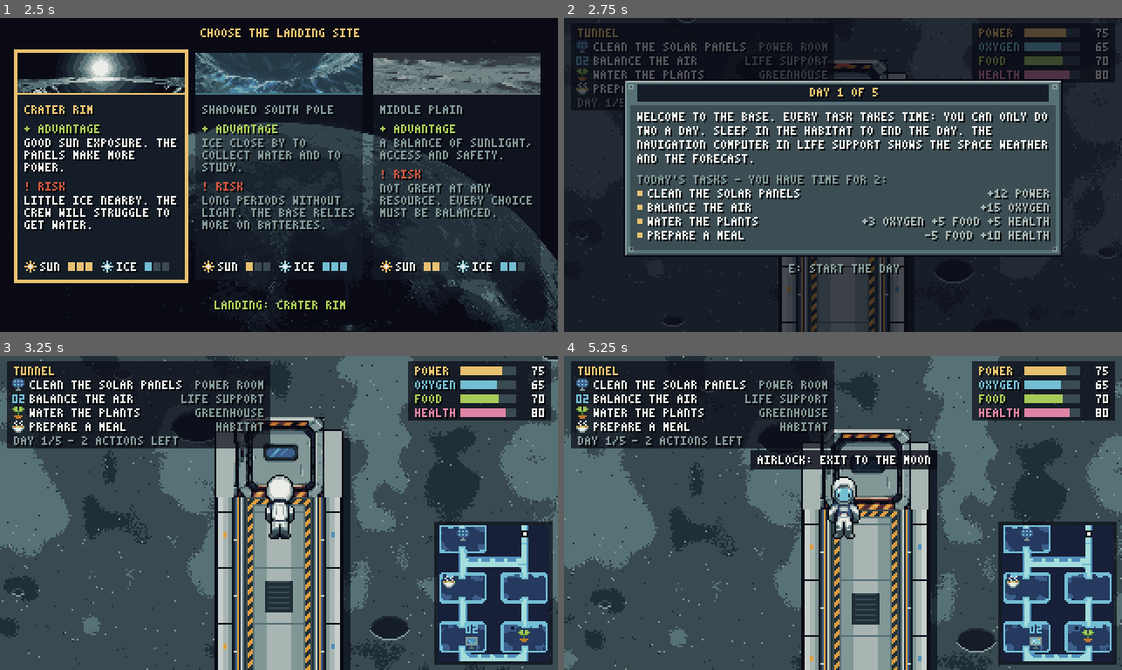
Above: before the commit, frames 1-4 (two rows, left to right).
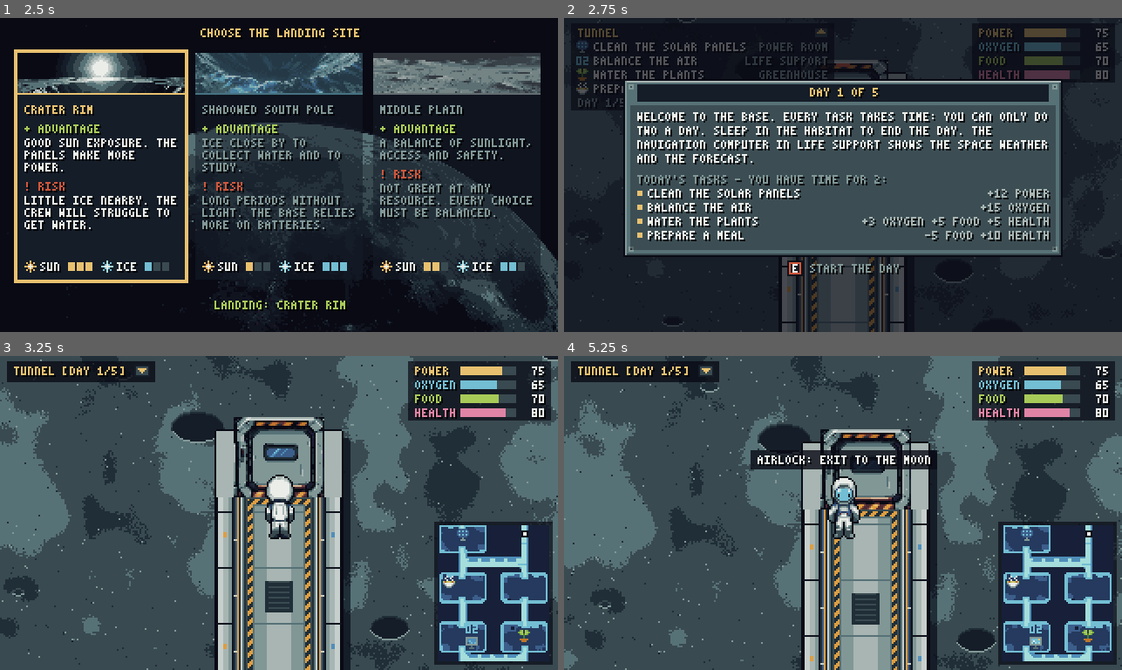
Above: after the commit, the same moments.

Repository: HattoriLoL/Artemis-Adventure
Game: Godot game, scene res://cenas/tela_inicial.tscn
The game is run twice, just before and just after one commit, with the same random seed, the same clock (stepped at 60 frames per second) and the same inputs.
Inputs (mouse positions are in pixels of both pictures, inside the frame that each line leads up to):
- Up to frame 1 (2.5 s): tap Enter (ui_accept) at 0.5, 0.77, 1.52, 2 s; move the mouse to (401, 159) at 0.52 s; hold D (direita) 0.53-1.28 s; tap Tab at 0.6, 1.55 s; click (401, 159) at 0.67 s; tap T at 0.8, 1.35, 2.3 s; move the mouse to (167, 190) at 1.27 s; hold S (baixo) 1.28-2.03 s; click (167, 190) at 1.42 s; move the mouse to (334, 105) at 2.02 s; hold D (direita) from 2.03 s (still down); tap Shift (andar) at 2.1 s; click (334, 105) at 2.17 s
- Up to frame 2 (2.75 s): keep holding D (direita)
- Up to frame 3 (3.25 s): move the mouse to (251, 575) at 2.77 s; release D (direita) at 2.78 s; hold W (cima) from 2.78 s (still down); tap E (usar) at 2.85 s; click (251, 575) at 2.92 s; tap Enter (ui_accept) at 3.02 s; tap Tab at 3.05 s
- Up to frame 4 (5.25 s): move the mouse to (1010, 560) at 3.52 s; release W (cima) at 3.53 s; hold A (esquerda) 3.53-5.03 s; tap Tab at 3.6, 4.55 s; click (1010, 560) at 3.67 s; tap Enter (ui_accept) at 3.77, 4.52 s; tap T at 3.8, 4.35 s; move the mouse to (675, 465) at 4.27 s; click (675, 465) at 4.42 s; move the mouse to (870, 513) at 5.02 s; hold S (baixo) from 5.03 s (still down); tap X at 5.1 s; click (870, 513) at 5.17 s

Frame 1 is identical in both runs. In frame 2, 0.1% of the frame differs, in the area x 40-47%, y 3-83%; in frame 3, 11%; in frame 4, 11%, in the area x 1-49%, y 1-30%.

Commit message:
feat(hud): setinha de minimizar/maximizar tarefas e teclas em destaque nos boletins

Diff:
--- a/jogo/scripts/ciclo_dias.gd
+++ b/jogo/scripts/ciclo_dias.gd
@@ -384,7 +384,7 @@
 		y += 4
 		var nomes := PackedStringArray(baixos.map(func(n): return Recursos.ROTULOS[n]))
 		Fonte.desenhar(tela, "RUNNING LOW: " + ", ".join(nomes), Vector2(x, y), VERMELHO)
-	Fonte.centralizado(tela, "E: START THE DAY", 160, r.end.y + 4, METAL)
+	Fonte.centralizado_com_teclas(tela, "[E] START THE DAY", 160, r.end.y + 4, METAL, VERMELHO)
 
 
 ## Previsão do clima espacial no boletim: na véspera da erupção, o aviso; no dia, o que fazer quando o alarme tocar.
@@ -433,8 +433,8 @@
 		var onde := "SHELTERED" if tp["abrigo"] else "CAUGHT OUTSIDE"
 		Fonte.desenhar(tela, "SOLAR STORM, %s: %+d HEALTH" % [onde, -roundi(tp.get("dano", 0.0))], Vector2(x, y),
 			LARANJA if tp["abrigo"] else VERMELHO)
-	var dica := "E: MISSION RESULT" if _ultima_noite() else "E: NEXT DAY"
-	Fonte.centralizado(tela, dica, 160, r.end.y + 4, METAL)
+	var dica := "[E] MISSION RESULT" if _ultima_noite() else "[E] NEXT DAY"
+	Fonte.centralizado_com_teclas(tela, dica, 160, r.end.y + 4, METAL, VERMELHO)
 
 
 ## Fim da missão: o relatório de 4 páginas (relatorio.gd) dentro da mesma moldura de metal dos outros painéis.
--- a/jogo/scripts/mapa.gd
+++ b/jogo/scripts/mapa.gd
@@ -43,7 +43,7 @@
 var portas := []
 var obstaculos: Array[Rect2] = []  # colisão dos objetos soltos das salas (o robô do demo desvia deles)
 const EmergenciaMeteorosScript = preload("res://scripts/emergencia_meteoros.gd")
-var emergencia: EmergenciaMeteoros = null
+var emergencia: Node2D = null
 var camera: Camera2D = null
 var t_shake: float = 0.0
 var forca_shake: float = 0.0
@@ -62,6 +62,8 @@
 var ic_pc_alerta: Texture2D
 var jogador: CharacterBody2D
 var hud: Control
+var hud_tarefas_minimizado := false
+var rect_hud_tarefas := Rect2()
 var camada_ui: CanvasLayer
 var ciclo: CicloDias               # ciclo_dias.gd: dias, ações, boletim, noite e fim da missão
 var tempestade: Tempestade         # tempestade.gd: o alarme da erupção solar e a corrida até o Abrigo
@@ -312,7 +314,9 @@
 	add_child(camada_ui)
 	hud = Control.new()
 	hud.size = Vector2(320, 180)
+	hud.mouse_filter = Control.MOUSE_FILTER_PASS
 	hud.draw.connect(_desenha_hud)
+	hud.gui_input.connect(_ao_gui_input_hud)
 	camada_ui.add_child(hud)
 	aviso_desistir = Control.new()
 	aviso_desistir.size = Vector2(320, 180)
@@ -818,35 +822,45 @@
 	var acoes := "%d ACTIONS LEFT" % ciclo.acoes_restantes() if ciclo.acoes_restantes() != 1 else "1 ACTION LEFT"
 	if ciclo.acoes_restantes() == 0:
 		acoes = "SLEEP TO END THE DAY"
-	var largura := 104.0
-	largura = max(largura, Fonte.largura(titulo) + 14)
-	largura = max(largura, Fonte.largura(rodape + " - " + acoes) + 10)
-	for tf in lista:
-		var extra: float = 0.0 if tf["sala"] == sala_atual else Fonte.largura(_titulo_sala(tf["sala"])) + 8
-		largura = max(largura, Fonte.largura(str(tf["texto"])) + 17 + extra)
-	var linhas := lista.size() + 2
-	hud.draw_rect(Rect2(4, 3, largura, 2 + 8 * linhas), Color(0.035, 0.04, 0.08, 0.7))
-	var y := 6
-	Fonte.desenhar(hud, titulo, Vector2(8, y), AMARELO)
-	for tf in lista:
+	if hud_tarefas_minimizado:
+		var txt_min := "%s [%s]" % [titulo, rodape]
+		var largura_min: float = max(80.0, float(Fonte.largura(txt_min) + 22))
+		rect_hud_tarefas = Rect2(4, 3, largura_min, 12)
+		hud.draw_rect(rect_hud_tarefas, Color(0.035, 0.04, 0.08, 0.8))
+		Fonte.desenhar(hud, txt_min, Vector2(8, 6), AMARELO)
+		_desenha_setinha_hud(Vector2(4 + largura_min - 12, 5), false)
+	else:
+		var largura := 104.0
+		largura = max(largura, float(Fonte.largura(titulo) + 24))
+		largura = max(largura, float(Fonte.largura(rodape + " - " + acoes) + 10))
+		for tf in lista:
+			var extra: float = 0.0 if tf["sala"] == sala_atual else float(Fonte.largura(_titulo_sala(tf["sala"])) + 8)
+			largura = max(largura, float(Fonte.largura(str(tf["texto"])) + 17) + extra)
+		var linhas := lista.size() + 2
+		rect_hud_tarefas = Rect2(4, 3, largura, 2 + 8 * linhas)
+		hud.draw_rect(rect_hud_tarefas, Color(0.035, 0.04, 0.08, 0.7))
+		var y := 6
+		Fonte.desenhar(hud, titulo, Vector2(8, y), AMARELO)
+		_desenha_setinha_hud(Vector2(4 + largura - 12, 5), true)
+		for tf in lista:
+			y += 8
+			var feito := feitas.has(tf["id"])
+			var pode := ciclo.disponivel(tf["id"]) and not feito
+			var ic: Texture2D = tf.get("icone")
+			if ic:                                     # o mesmo ícone do minimapa; feita = apagado com um visto verde
+				hud.draw_texture(ic, Vector2(7, y - 1), Color.WHITE if pode else Color(1, 1, 1, 0.35))
+				if feito:
+					_visto(Vector2(9, y + 1))
+			else:
+				hud.draw_rect(Rect2(8, y + 1, 3, 3), VERDE if feito else (AMARELO if pode else ESCURO))
+			Fonte.desenhar(hud, str(tf["texto"]), Vector2(17, y), BRANCO if pode else CINZA)
+			if tf["sala"] != sala_atual:
+				var s := _titulo_sala(tf["sala"])
+				Fonte.desenhar(hud, s, Vector2(4 + largura - 4 - Fonte.largura(s), y), ESCURO if not pode else CINZA)
 		y += 8
-		var feito := feitas.has(tf["id"])
-		var pode := ciclo.disponivel(tf["id"]) and not feito
-		var ic: Texture2D = tf.get("icone")
-		if ic:                                     # o mesmo ícone do minimapa; feita = apagado com um visto verde
-			hud.draw_texture(ic, Vector2(7, y - 1), Color.WHITE if pode else Color(1, 1, 1, 0.35))
-			if feito:
-				_visto(Vector2(9, y + 1))
-		else:
-			hud.draw_rect(Rect2(8, y + 1, 3, 3), VERDE if feito else (AMARELO if pode else ESCURO))
-		Fonte.desenhar(hud, str(tf["texto"]), Vector2(17, y), BRANCO if pode else CINZA)
-		if tf["sala"] != sala_atual:
-			var s := _titulo_sala(tf["sala"])
-			Fonte.desenhar(hud, s, Vector2(4 + largura - 4 - Fonte.largura(s), y), ESCURO if not pode else CINZA)
-	y += 8
-	Fonte.desenhar(hud, rodape, Vector2(8, y), AZUL if Recursos.noite else CINZA)
-	var cor_acoes := AMARELO if ciclo.acoes_restantes() == 0 and fmod(t, 1.0) < 0.6 else CINZA
-	Fonte.desenhar(hud, "- " + acoes, Vector2(8 + Fonte.largura(rodape) + 4, y), cor_acoes)
+		Fonte.desenhar(hud, rodape, Vector2(8, y), AZUL if Recursos.noite else CINZA)
+		var cor_acoes := AMARELO if ciclo.acoes_restantes() == 0 and fmod(t, 1.0) < 0.6 else CINZA
+		Fonte.desenhar(hud, "- " + acoes, Vector2(8 + Fonte.largura(rodape) + 4, y), cor_acoes)
 	_desenha_recursos()
 	_desenha_minimapa()
 	if emergencia != null:
@@ -1013,3 +1027,48 @@
 			var xs := x0 - 4 - Fonte.largura(s)
 			hud.draw_rect(Rect2(xs - 3, y - 2, Fonte.largura(s) + 5, 9), Color(0.035, 0.04, 0.08, 0.85))
 			Fonte.desenhar(hud, s, Vector2(xs, y), Color("#a8ca58") if d > 0 else VERMELHO)
+
+
+## Desenha o botão com a setinha de minimizar (▲) ou maximizar (▼) no painel de tarefas do HUD.
+func _desenha_setinha_hud(pos: Vector2, para_cima: bool) -> void:
+	var r := Rect2(pos, Vector2(9, 7))
+	hud.draw_rect(r, Color("#151d28"))
+	hud.draw_rect(r.grow(-1), Color("#394a50"))
+	var cor_seta := AMARELO
+	var cx := pos.x + 4
+	var cy := pos.y + 3
+	if para_cima:
+		# Triângulo para CIMA [▲]
+		hud.draw_rect(Rect2(cx, cy - 2, 1, 1), cor_seta)
+		hud.draw_rect(Rect2(cx - 1, cy - 1, 3, 1), cor_seta)
+		hud.draw_rect(Rect2(cx - 2, cy, 5, 1), cor_seta)
+	else:
+		# Triângulo para BAIXO [▼]
+		hud.draw_rect(Rect2(cx - 2, cy - 1, 5, 1), cor_seta)
+		hud.draw_rect(Rect2(cx - 1, cy, 3, 1), cor_seta)
+		hud.draw_rect(Rect2(cx, cy + 1, 1, 1), cor_seta)
+
+
+func _ao_gui_input_hud(ev: InputEvent) -> void:
+	if em_minigame or fim or dormindo:
+		return
+	if ev is InputEventMouseButton and ev.pressed and ev.button_index == MOUSE_BUTTON_LEFT:
+		var m := hud.get_local_mouse_position()
+		if rect_hud_tarefas.grow(2).has_point(m):
+			hud_tarefas_minimizado = not hud_tarefas_minimizado
+			hud.queue_redraw()
+
+
+func _unhandled_input(ev: InputEvent) -> void:
+	if em_minigame or fim or dormindo:
+		return
+	if ev is InputEventKey and ev.pressed and not ev.echo and (ev.physical_keycode == KEY_TAB or ev.physical_keycode == KEY_T):
+		hud_tarefas_minimizado = not hud_tarefas_minimizado
+		hud.queue_redraw()
+		get_viewport().set_input_as_handled()
+	elif ev is InputEventMouseButton and ev.pressed and ev.button_index == MOUSE_BUTTON_LEFT:
+		var m := hud.get_local_mouse_position()
+		if rect_hud_tarefas.grow(2).has_point(m):
+			hud_tarefas_minimizado = not hud_tarefas_minimizado
+			hud.queue_redraw()
+			get_viewport().set_input_as_handled()
--- a/jogo/scripts/minigame_refeicao.gd
+++ b/jogo/scripts/minigame_refeicao.gd
@@ -198,8 +198,8 @@
 	if acabou:
 		Fonte.centralizado(self, "MEAL READY!", 160, y_txt, VERDE_LIMA)
 	elif t_queima > 0.0 or temp > QUEIMA:
-		Fonte.centralizado(self, "BURNED! (%d) RELEASE E TO COOL" % queimas, 160, y_txt,
-			VERMELHO_CLARO if fmod(t, 0.3) < 0.18 else LARANJA)
+		Fonte.centralizado_com_teclas(self, "BURNED! (%d) RELEASE [E] TO COOL" % queimas, 160, y_txt,
+			VERMELHO_CLARO if fmod(t, 0.3) < 0.18 else LARANJA, VERMELHO)
 	elif na_faixa():
 		Fonte.centralizado(self, "PERFECT TEMPERATURE - KEEP IT THERE", 160, y_txt, VERDE_LIMA)
 	elif temp > FAIXA_MAX:
